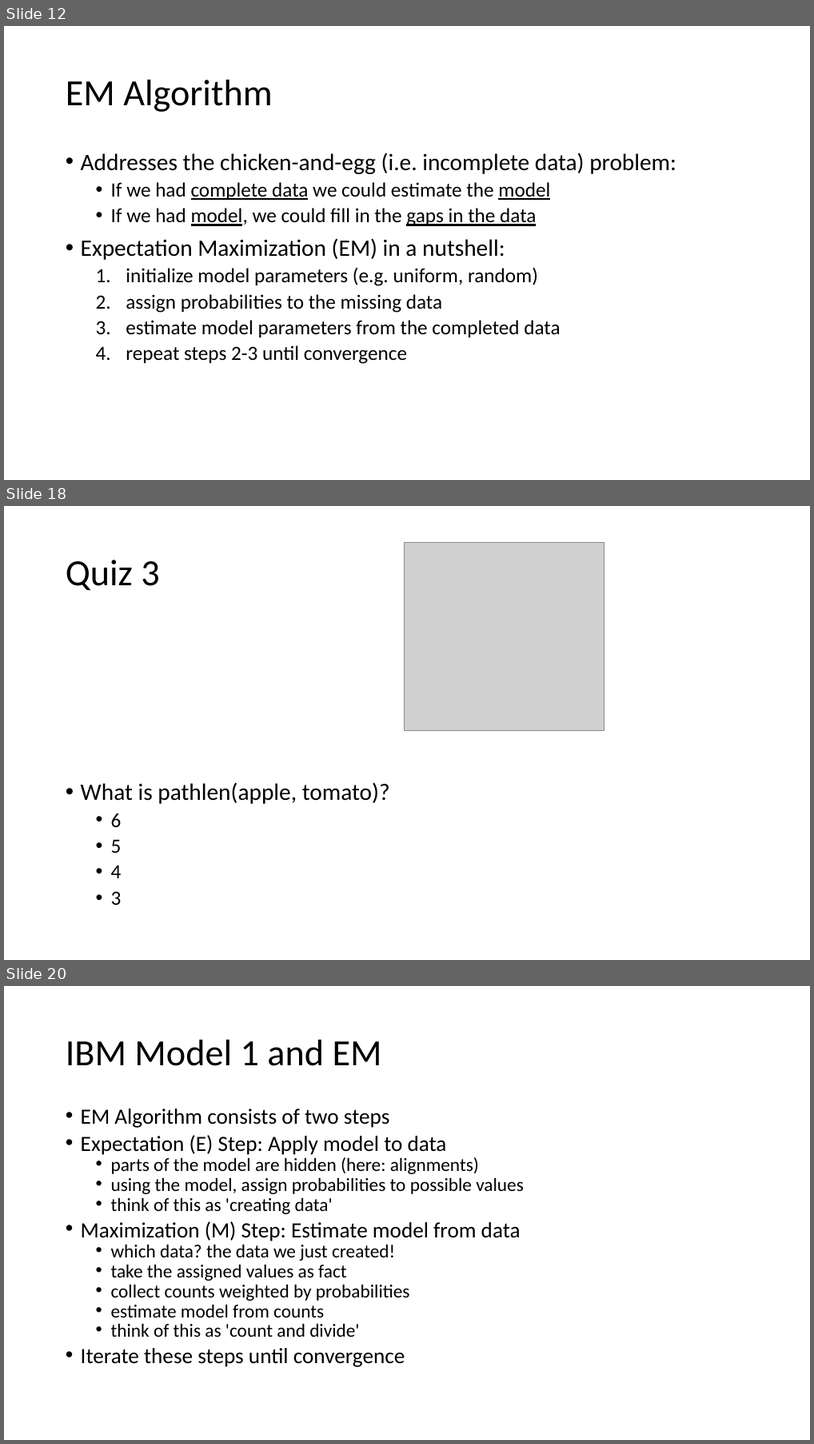
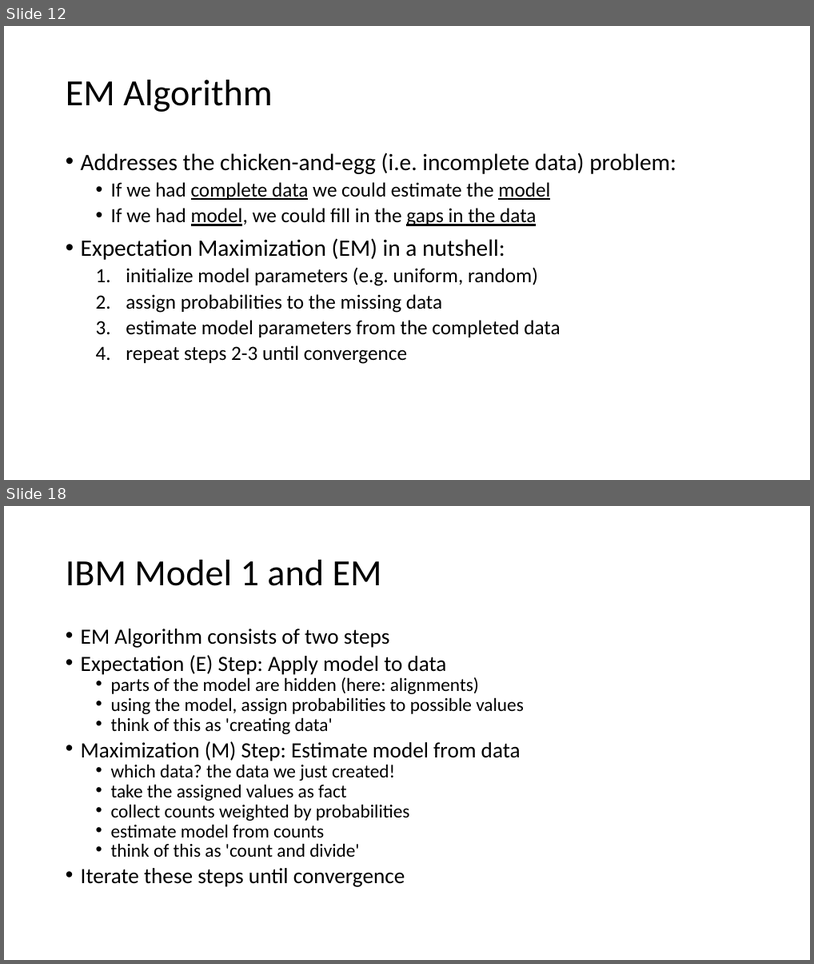
Before and after one commit to isi-nlp/csci_544_fa_18_slides, a slide deck: ibm_1102.pptx. Shown one above the other, each under a label of ours: slides 12, 18 and 20 before the commit, slides 12 and 18 after it; the slides between them are not shown. The pictures are 814x1444 and 814x964 pixels, drawn with LibreOffice and Linux fonts; fonts in the diff are those of the drawing; grey boxes stand for pictures. Boxes give left, top, right and bottom in pixels: in the first picture for what was removed or moved away, otherwise in the second. Text is boxed around its words. In the diff, an @@ line names an element or a change of style, - is before the commit and + after.

```diff
--- a/ibm_1102.pptx
+++ b/ibm_1102.pptx
@@ slide 18 removed at box(4, 506, 810, 960), background #FFFFFF @@
@@ picture removed at box(405, 542, 605, 731) @@
@@ title removed at box(66, 560, 159, 590) @@
-Quiz 3
@@ text removed at box(81, 782, 390, 904) @@
-• What is pathlen(apple, tomato)?
-  • 6
-  • 5
-  • 4
-  • 3
@@ what was slide 20 is now slide 18 @@
```
Also in this commit, not shown: 13 slides changed, 1 other slide removed.
